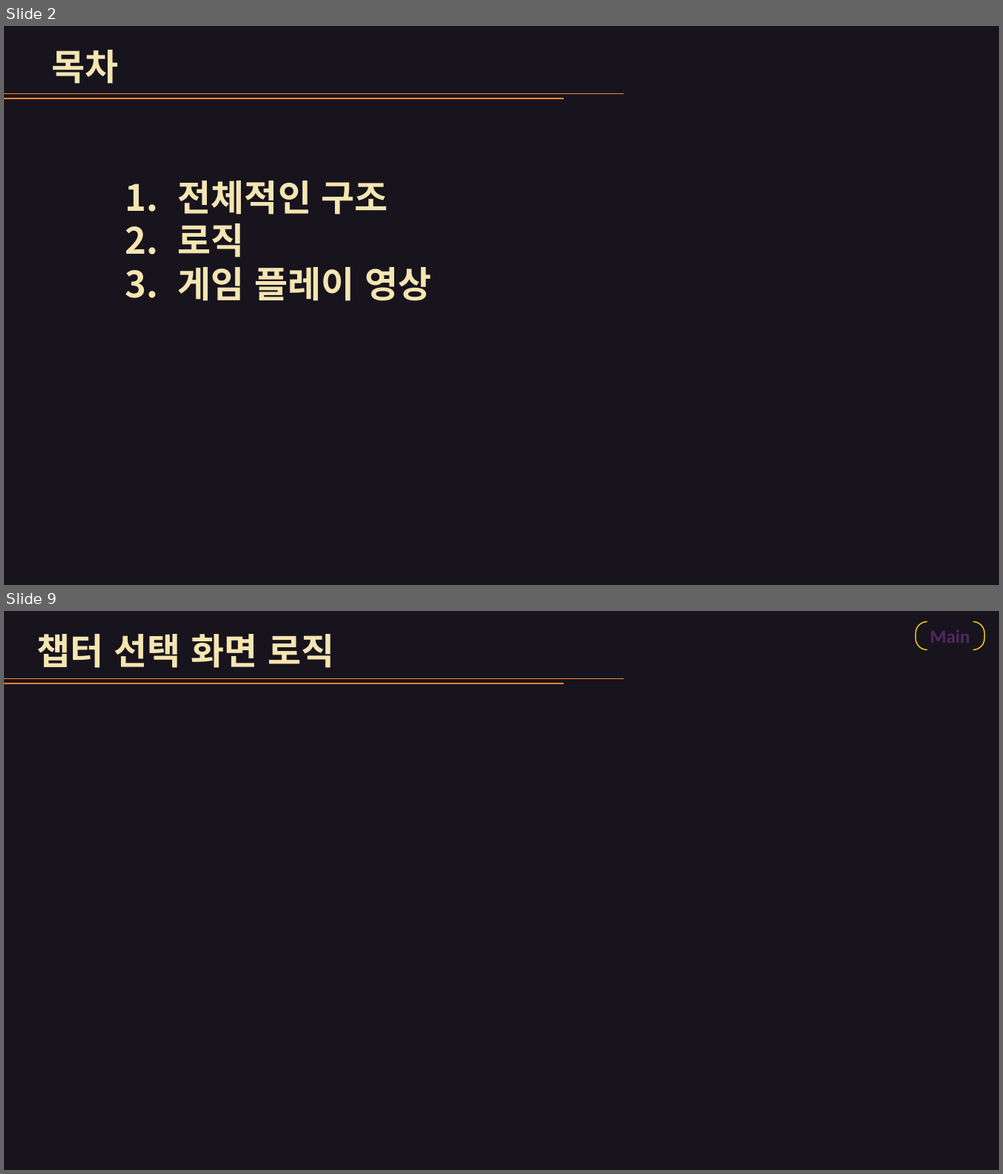
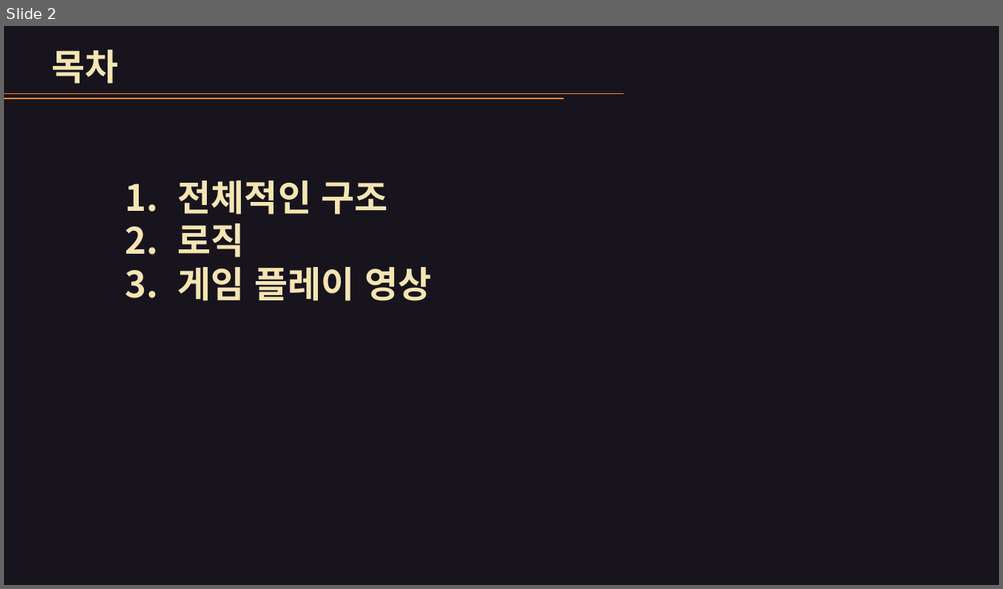
Before and after one commit to dndud3710/ProjectT, a slide deck: 발표자료.pptx. Shown one above the other, each under a label of ours: slides 2 and 9 before the commit, slide 2 after it; the slides between them are not shown. The pictures are 1003x1174 and 1003x589 pixels, drawn with LibreOffice and Linux fonts; fonts in the diff are those of the drawing. Boxes give left, top, right and bottom in pixels: in the first picture for what was removed or moved away, otherwise in the second. Text is boxed around its words. In the diff, an @@ line names an element or a change of style, - is before the commit and + after.

```diff
--- a/발표자료.pptx
+++ b/발표자료.pptx
@@ slide 9 removed at (4, 611, 999, 1170), background #18141D @@
@@ bracket pair removed at (916, 621, 984, 649) @@
-Main
@@ text removed at (37, 634, 334, 668) @@
-챕터 선택 화면 로직
@@ line removed from (4, 679) to (623, 679) @@
@@ line removed from (4, 684) to (563, 684) @@
```
Also in this commit, not shown: 7 slides changed, 8 slides added, 1 other slide removed, 17 other files.
